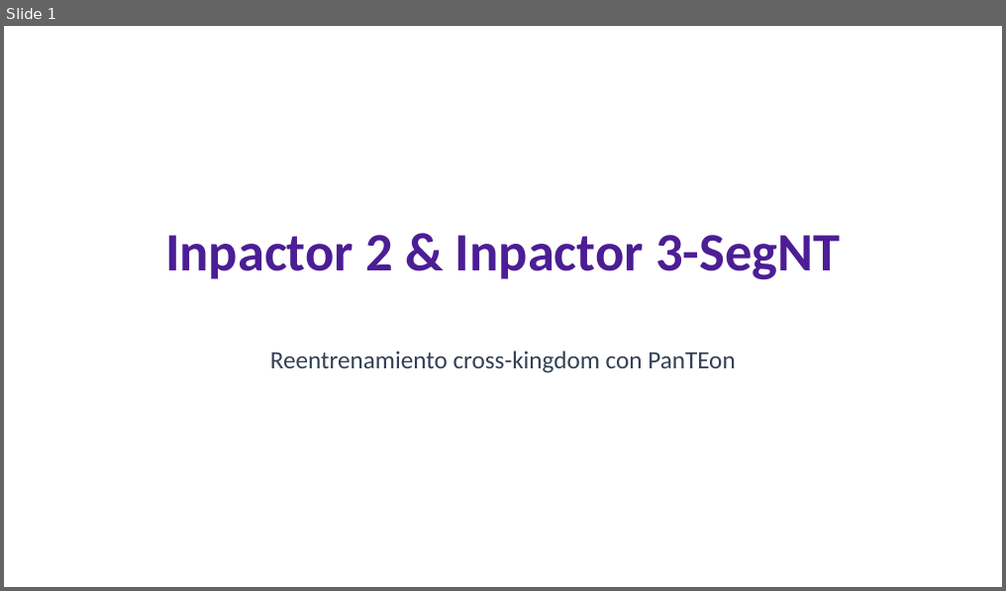
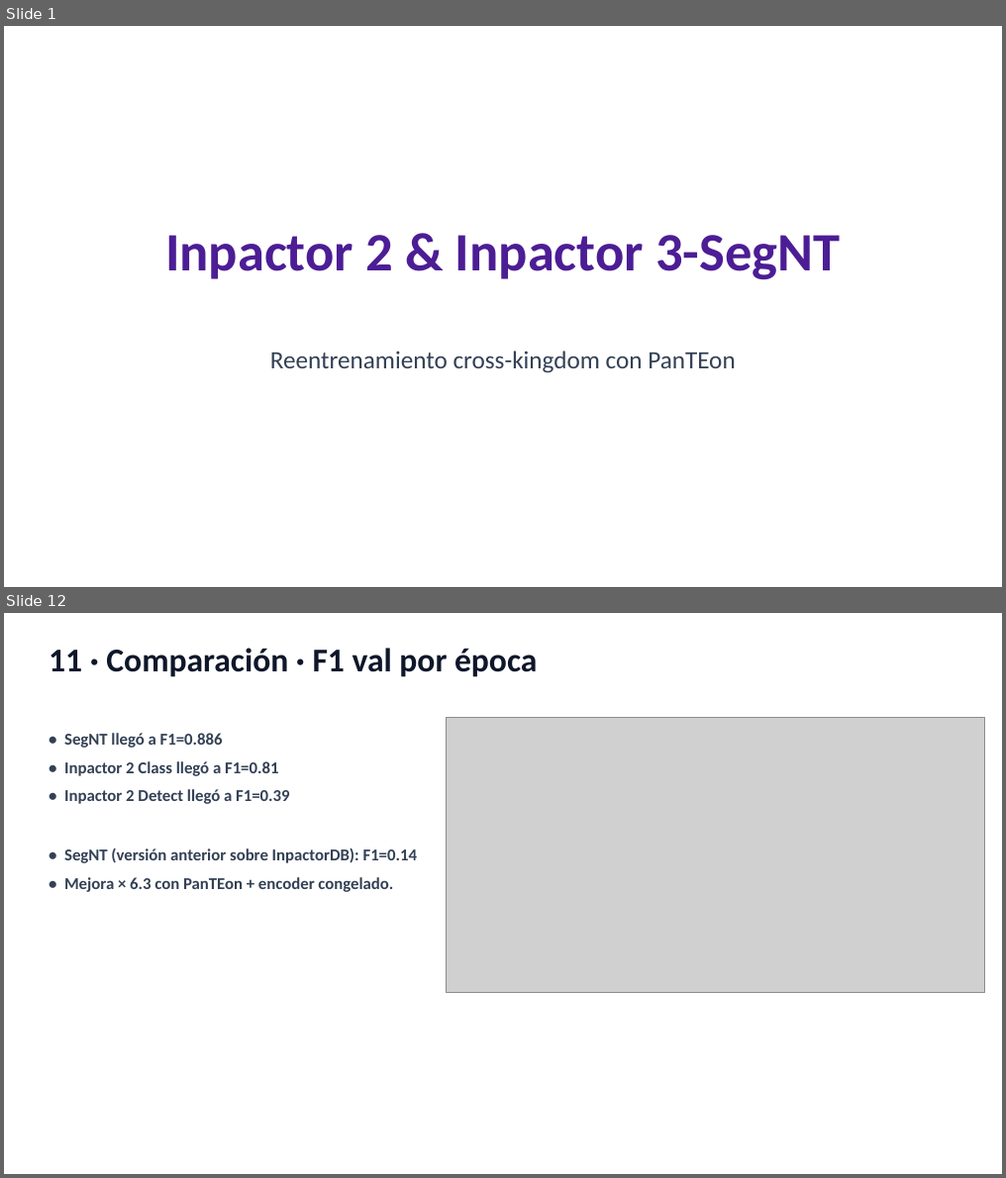
Before and after one commit to Inpactor3/Inpactor3-SegNT, a slide deck: docs/presentacion_final.pptx. Shown one above the other, each under a label of ours: slide 1 before the commit, slides 1 and 12 after it; the slides between them are not shown. The pictures are 1006x591 and 1006x1178 pixels, drawn with LibreOffice and Linux fonts; fonts in the diff are those of the drawing; grey boxes stand for pictures. Boxes give left, top, right and bottom in pixels: in the first picture for what was removed or moved away, otherwise in the second. Text is boxed around its words. In the diff, an @@ line names an element or a change of style, - is before the commit and + after.

Commit message:
docs: add training curves to presentation (SegNT + Inpactor 2)

```diff
--- a/docs/presentacion_final.pptx
+++ b/docs/presentacion_final.pptx
@@ slide 12 added at [4, 613, 1002, 1174], background #FFFFFF @@
@@ text added at [49, 648, 537, 677], 32 pt, text #0F172A, bold @@
+11 · Comparación · F1 val por época
@@ picture added at [446, 718, 985, 993] @@
@@ text added at [64, 733, 417, 892], 16 pt, text #334155, bold @@
+• SegNT llegó a F1=0.886
+• Inpactor 2 Class llegó a F1=0.81
+• Inpactor 2 Detect llegó a F1=0.39
+• SegNT (versión anterior sobre InpactorDB): F1=0.14
+• Mejora × 6.3 con PanTEon + encoder congelado.
```
Also in this commit, not shown: 18 slides changed, 1 slide removed, 5 other files.
